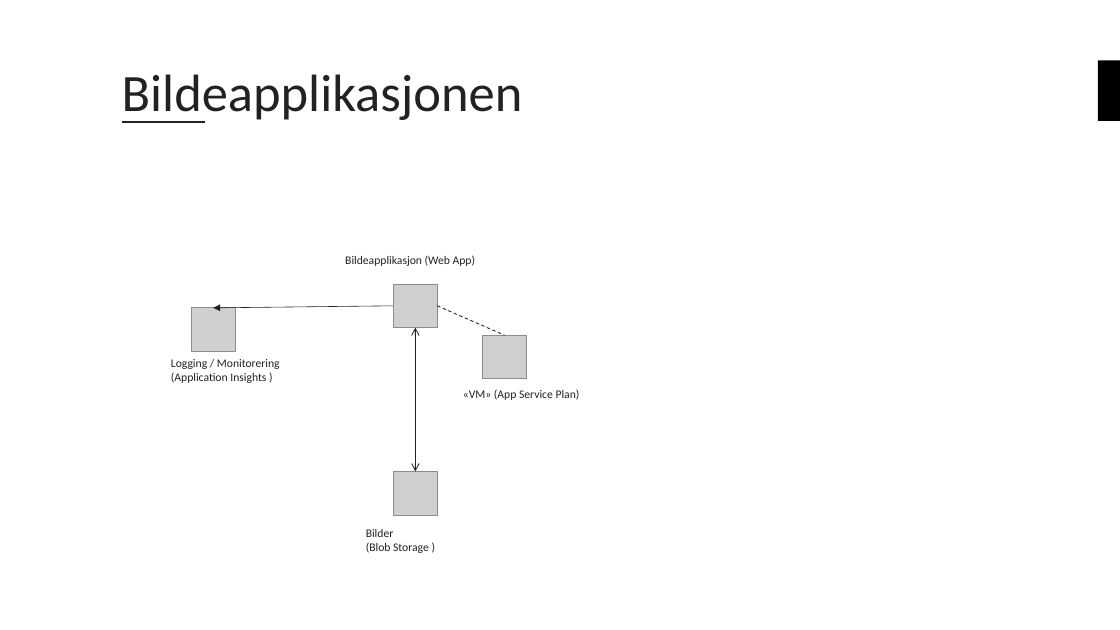
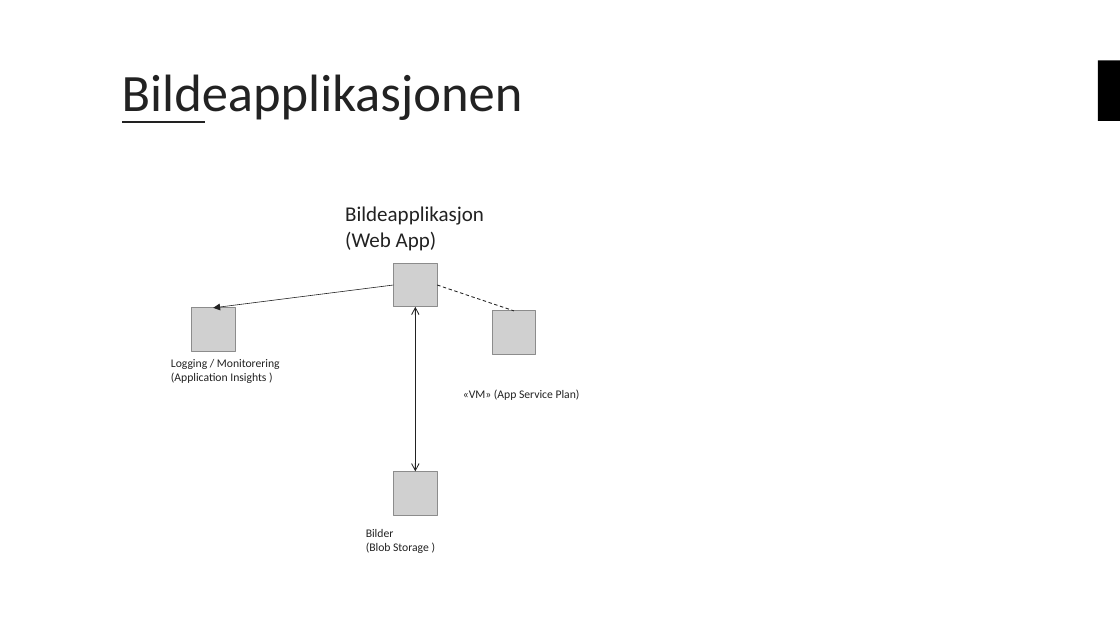
Before and after one commit to bouvet/azure-workshops, a slide deck: slide 14 of Workshop_3/Presentasjon/Azureskolen-Workshop#3.pptx. Drawn at 1120x630 pixels with LibreOffice and Linux fonts; fonts in the diff are those of the drawing; grey boxes stand for pictures; background and template pictures are left out. Boxes give left, top, right and bottom in pixels: in the first picture for what was removed or moved away, otherwise in the second. Text is boxed around its words. In the diff, an @@ line names an element or a change of style, - is before the commit and + after.

```diff
--- a/Workshop_3/Presentasjon/Azureskolen-Workshop#3.pptx
+++ b/Workshop_3/Presentasjon/Azureskolen-Workshop#3.pptx
@@ text "Bildeapplikasjon (Web App)" moved from (x1=345, y1=255, x2=475, y2=266) to (x1=345, y1=206, x2=484, y2=251) @@
@@ text "Bildeapplikasjon (Web App)" at (x1=345, y1=206, x2=484, y2=251): size 10 to 18 pt @@
@@ picture moved from (x1=393, y1=284, x2=437, y2=328) to (x1=393, y1=263, x2=437, y2=307) @@
@@ arrow moved from (393, 306) - (213, 308) to (393, 285) - (213, 308) @@
@@ line moved from (437, 306) - (505, 335) to (437, 285) - (514, 311) @@
@@ double arrow moved from (415, 328) - (415, 471) to (415, 307) - (415, 471) @@
@@ picture moved from (x1=483, y1=335, x2=527, y2=379) to (x1=492, y1=311, x2=536, y2=355) @@
```
Also in this commit, not shown: 7 other slides changed.
